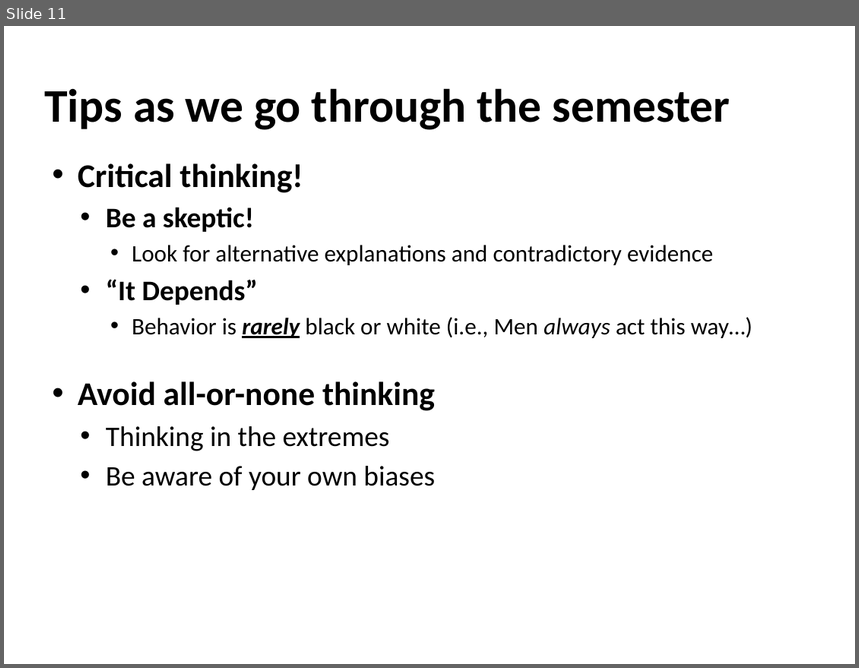
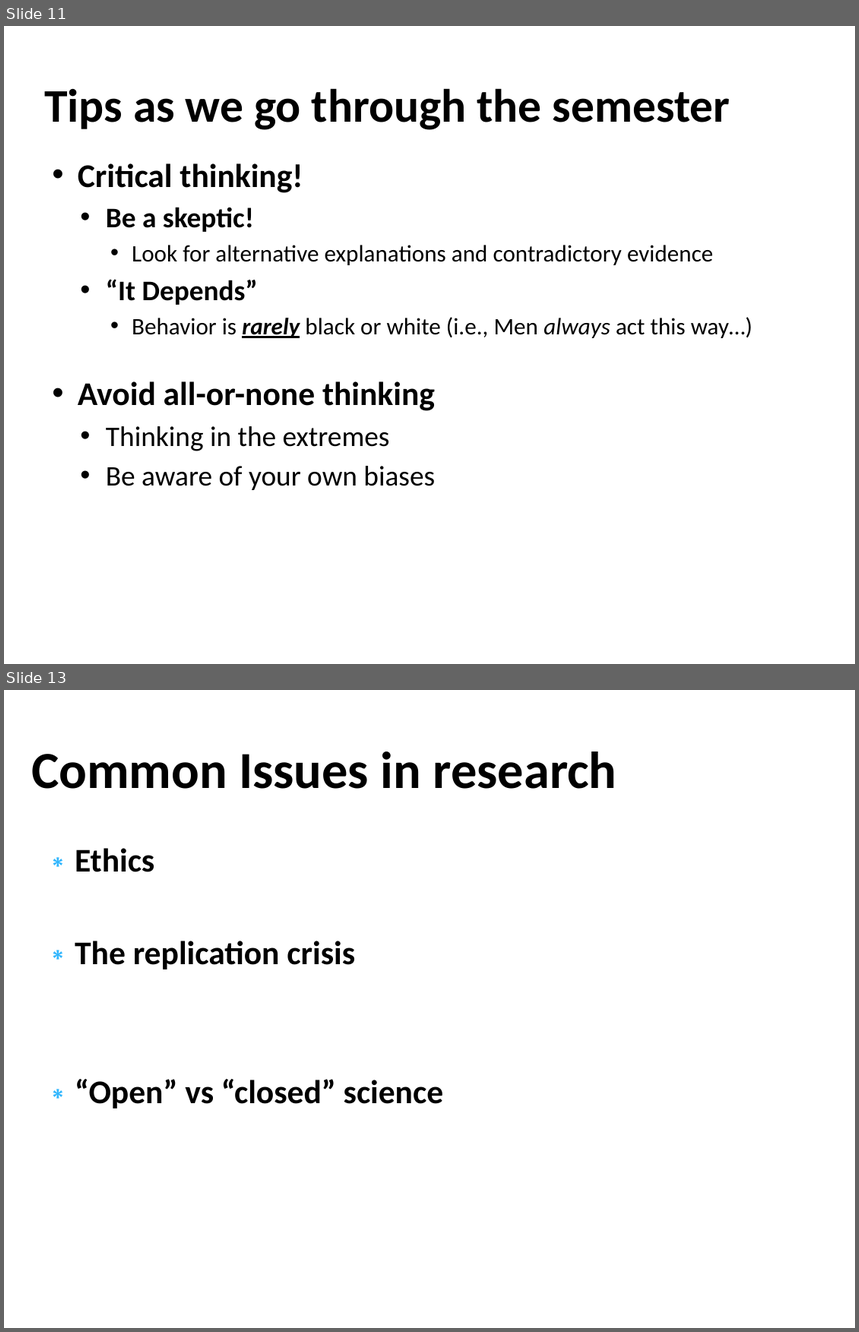
Before and after one commit to npm27/Teaching-Materials, a slide deck: Research Methods/Slides/0 First Day Info.pptx. Shown one above the other, each under a label of ours: slide 11 before the commit, slides 11 and 13 after it; the slides between them are not shown. The pictures are 859x668 and 859x1332 pixels, drawn with LibreOffice and Linux fonts; fonts in the diff are those of the drawing. Boxes give left, top, right and bottom in pixels: in the first picture for what was removed or moved away, otherwise in the second. Text is boxed around its words. In the diff, an @@ line names an element or a change of style, - is before the commit and + after.

```diff
--- a/Research Methods/Slides/0 First Day Info.pptx
+++ b/Research Methods/Slides/0 First Day Info.pptx
@@ slide 13 added at box(4, 690, 855, 1328), background #FFFFFF @@
@@ title added at box(31, 752, 617, 789), 44 pt, text #000000, bold @@
+Common Issues in research
@@ text added at box(75, 848, 444, 1109), 28 pt, text #000000, bold @@
+∗ Ethics
+∗ The replication crisis
+∗ “Open” vs “closed” science
```
Also in this commit, not shown: 1 other slide added.
